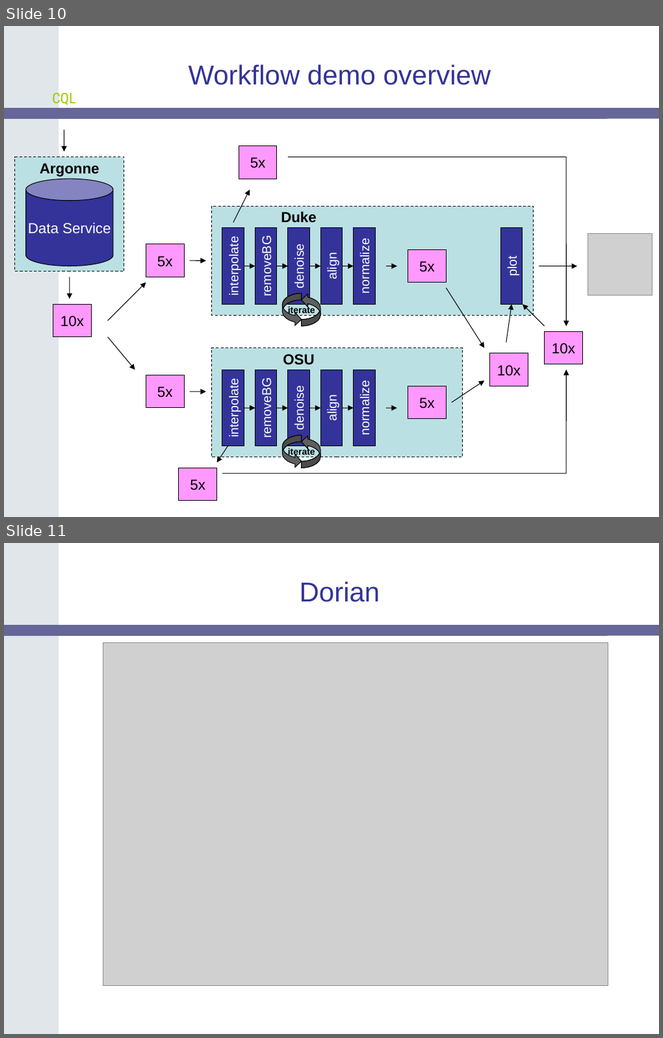
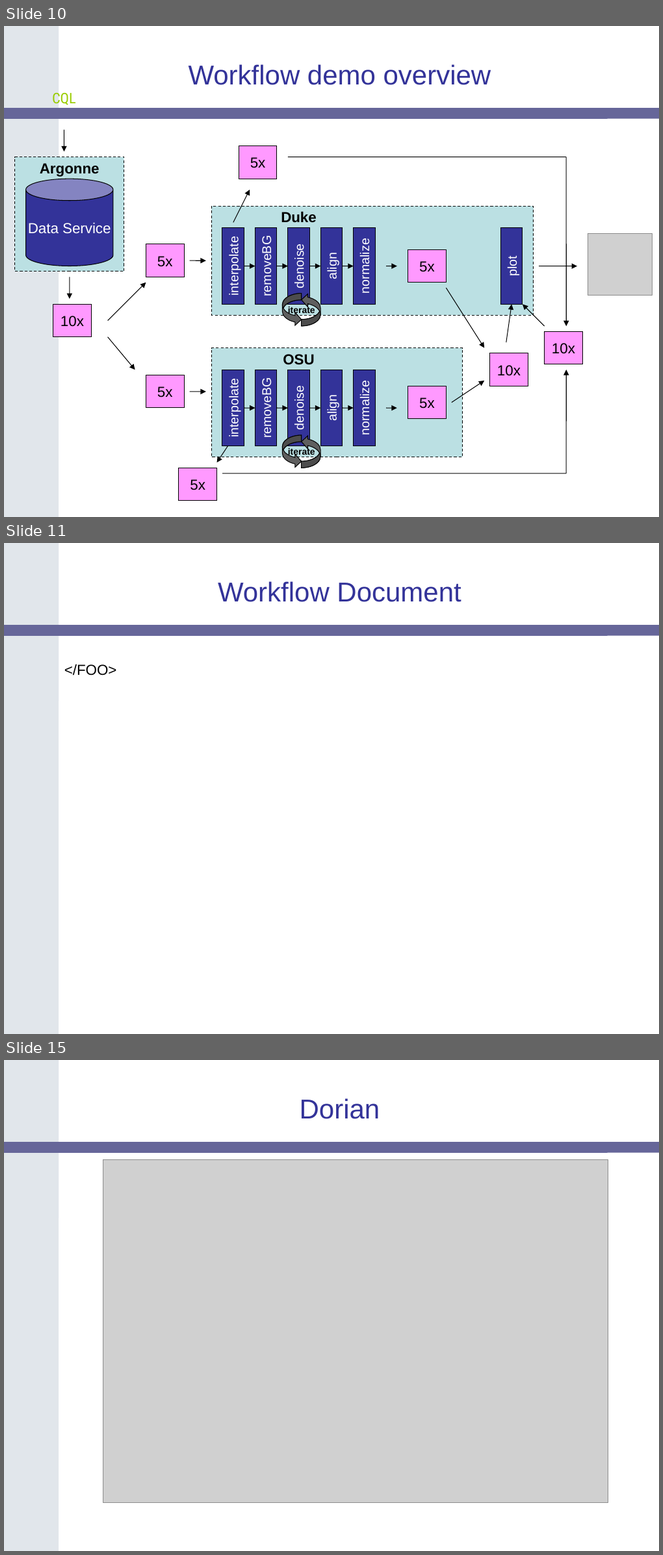
Before and after one commit to NCIP/cagrid-docs, a slide deck: presentations/200604_AnnualMeeting/caGrid-1.0-Demo.ppt. Shown one above the other, each under a label of ours: slides 10 and 11 before the commit, slides 10, 11 and 15 after it; the slides between them are not shown. The pictures are 663x1038 and 663x1555 pixels, drawn with LibreOffice and Linux fonts; fonts in the diff are those of the drawing; grey boxes stand for pictures; background and template pictures are left out. Boxes give left, top, right and bottom in pixels: in the first picture for what was removed or moved away, otherwise in the second. Text is boxed around its words. In the diff, an @@ line names an element or a change of style, - is before the commit and + after.

Commit message:
Updated workflow slides. Updated Argonne team members on Team List slide.

```diff
--- a/presentations/200604_AnnualMeeting/caGrid-1.0-Demo.ppt
+++ b/presentations/200604_AnnualMeeting/caGrid-1.0-Demo.ppt
@@ slide 11 added at (x1=4, y1=543, x2=659, y2=1034), background picture (left out); not listed: 2 template elements that a slide beside it also shows @@
@@ title added at (x1=218, y1=581, x2=461, y2=602), 30 pt, text #333399 @@
+Workflow Document
@@ text added at (x1=64, y1=664, x2=117, y2=676), 16 pt, text #000000 @@
+</FOO>
@@ what was slide 11 is now slide 15 @@
```
Also in this commit, not shown: 2 slides changed, 3 other slides added.
